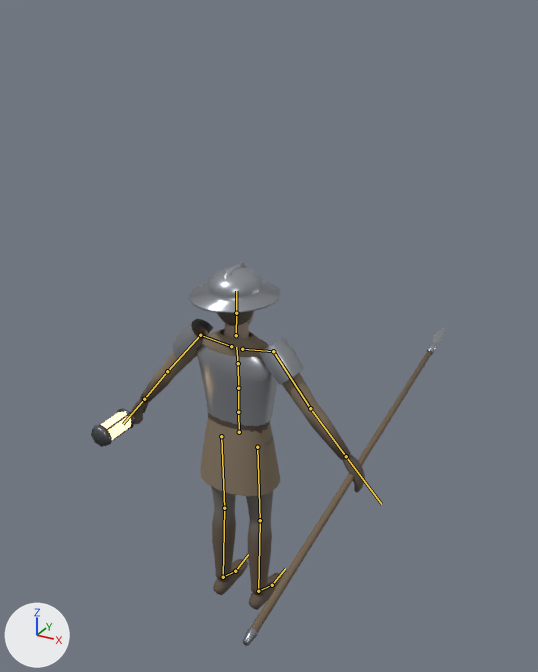
What one commit did to the glTF model assets/models/characters/guard.glb.
Both versions are drawn from a 50 mm camera at (1.58, -2.59, 2.81) aimed at (0.0, 0.29, 1.37). Lighting does not change. The marker at lower left points along +X, +Y and +Z. The first picture is the older version. The bones that change, and the others that lie on the model, are drawn over the model as lines.

Objects in the first picture: 'Guard'.
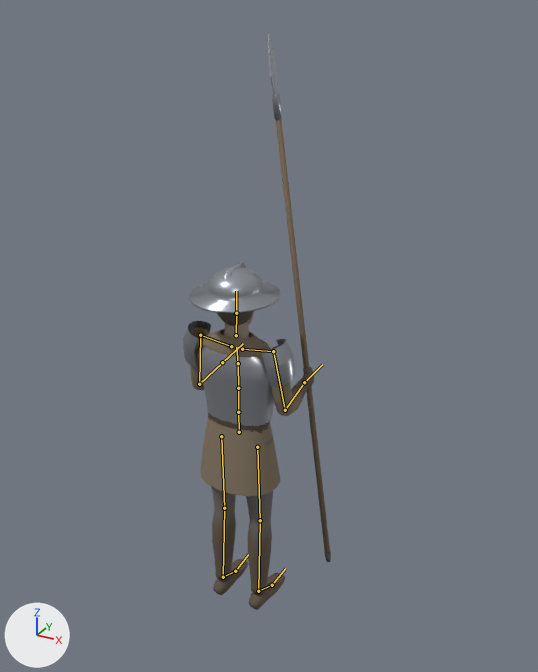
The newer file adds an action. The first version stands in its rest pose; the second is drawn at frame 0 of the action 'talk'.

What changed in the scene script:
```text
Change bone_rightupperarm:
    where bone_rightupperarm = bpy.data.objects['Armature'].pose.bones['RightUpperArm']  # child of 'RightShoulder'
    bone_rightupperarm.rotation_quaternion: (1.0, 0.0, 0.0, 0.0) -> (0.96, 0.082, -0.049, 0.262)  # degrees (0, 0, 0) -> degrees (8, -8, 30)
Change bone_rightlowerarm:
    where bone_rightlowerarm = bpy.data.objects['Armature'].pose.bones['RightLowerArm']  # child of 'RightUpperArm'
    bone_rightlowerarm.rotation_quaternion: (1.0, 0.0, 0.0, 0.0) -> (0.755, 0.656, 0.0, 0.0)  # degrees (0, 0, 0) -> degrees (82, 0, 0)
Change bone_righthand:
    where bone_righthand = bpy.data.objects['Armature'].pose.bones['RightHand']  # child of 'RightLowerArm'
    bone_righthand.rotation_quaternion: (1.0, 0.0, 0.0, 0.0) -> (0.998, -0.07, 0.0, 0.0)  # degrees (0, 0, 0) -> degrees (-8, 0, 0)
Change bone_leftupperarm:
    where bone_leftupperarm = bpy.data.objects['Armature'].pose.bones['LeftUpperArm']  # child of 'LeftShoulder'
    bone_leftupperarm.rotation_quaternion: (1.0, 0.0, 0.0, 0.0) -> (0.958, 0.083, -0.075, -0.263)  # degrees (0, 0, 0) -> degrees (12, -6, -31)
Change bone_leftlowerarm:
    where bone_leftlowerarm = bpy.data.objects['Armature'].pose.bones['LeftLowerArm']  # child of 'LeftUpperArm'
    bone_leftlowerarm.rotation_quaternion: (1.0, 0.0, 0.0, 0.0) -> (0.809, 0.588, 0.0, 0.0)  # degrees (0, 0, 0) -> degrees (72, 0, 0)
```

Pixel boxes [x1, y1, x2, y2] of what changed, in the pictures (538 x 672 px):
'Guard', posed (58% narrower, 51% taller): before [91, 262, 446, 646]; after [183, 30, 331, 610]
bone 'RightUpperArm', root to tip: before (273, 351) to (310, 408); after (273, 351) to (285, 410)
bone 'RightLowerArm', root to tip: before (310, 408) to (346, 456); after (285, 410) to (304, 382)
bone 'RightHand', root to tip: before (346, 456) to (381, 504); after (304, 382) to (322, 364)
bone 'LeftUpperArm', root to tip: before (200, 335) to (167, 371); after (200, 335) to (199, 384)
bone 'LeftLowerArm', root to tip: before (167, 371) to (144, 399); after (199, 384) to (222, 362)
